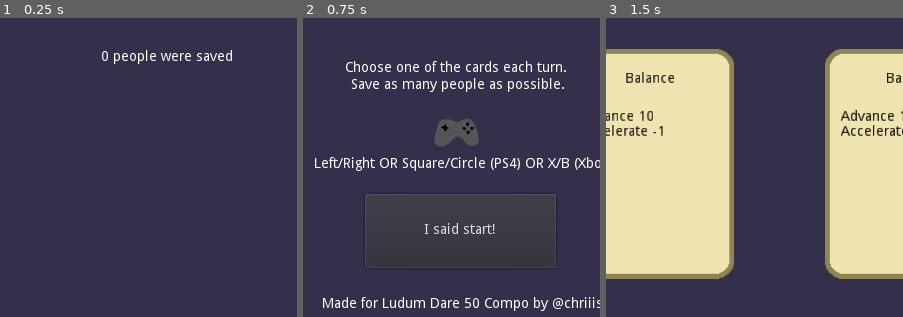
Above: before the commit, frames 1-3 (left to right).
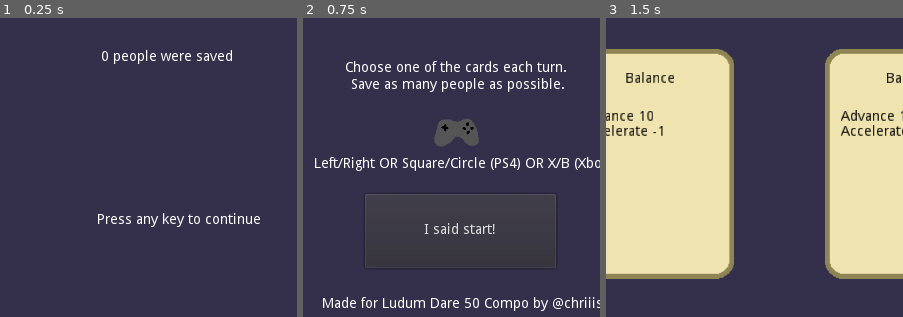
Above: after the commit, the same moments.

Repository: cwiep/ld50-delay-the-inevitable
Game: Godot game, scene res://scenes/GameOver.tscn
The game is run twice, just before and just after one commit, with the same random seed, the same clock (stepped at 60 frames per second) and the same inputs. This scene is started directly instead of the project's main scene. Sound files missing from this copy of the repository are replaced by a short silence.
Inputs (mouse positions are % of the whole screen's width and height, from its top left):
- Up to frame 1 (0.25 s): no input
- Up to frame 2 (0.75 s): tap Enter at 0.5 s; move the mouse to (73, 45) at 0.52 s; hold Right (choose_right) from 0.53 s (still down); click (73, 45) at 0.67 s
- Up to frame 3 (1.5 s): release Right (choose_right) at 1.25 s; click "I said start!" at 1.25 s
The pictures show only the part of the screen within x 22-72%, y 50-100%; the shares and areas given below are measured in that part.

The runs differ from the first frame. In frame 1, 0.8% of the frame differs, in the area x 32-88%, y 65-70%; in frame 2, nothing differs; in frame 3, nothing differs.

Commit message:
Add continue hint to game over screen

Diff:
--- a/scenes/GameOver.tscn
+++ b/scenes/GameOver.tscn
@@ -16,8 +16,21 @@
 margin_top = 290.16
 margin_right = 475.906
 margin_bottom = 390.16
+text = "score"
 align = 1
 valign = 1
 __meta__ = {
 "_edit_use_anchors_": false
 }
+
+[node name="Label" type="Label" parent="."]
+margin_left = 164.0
+margin_top = 478.0
+margin_right = 458.0
+margin_bottom = 529.0
+text = "Press any key to continue"
+align = 1
+valign = 1
+__meta__ = {
+"_edit_use_anchors_": false
+}
